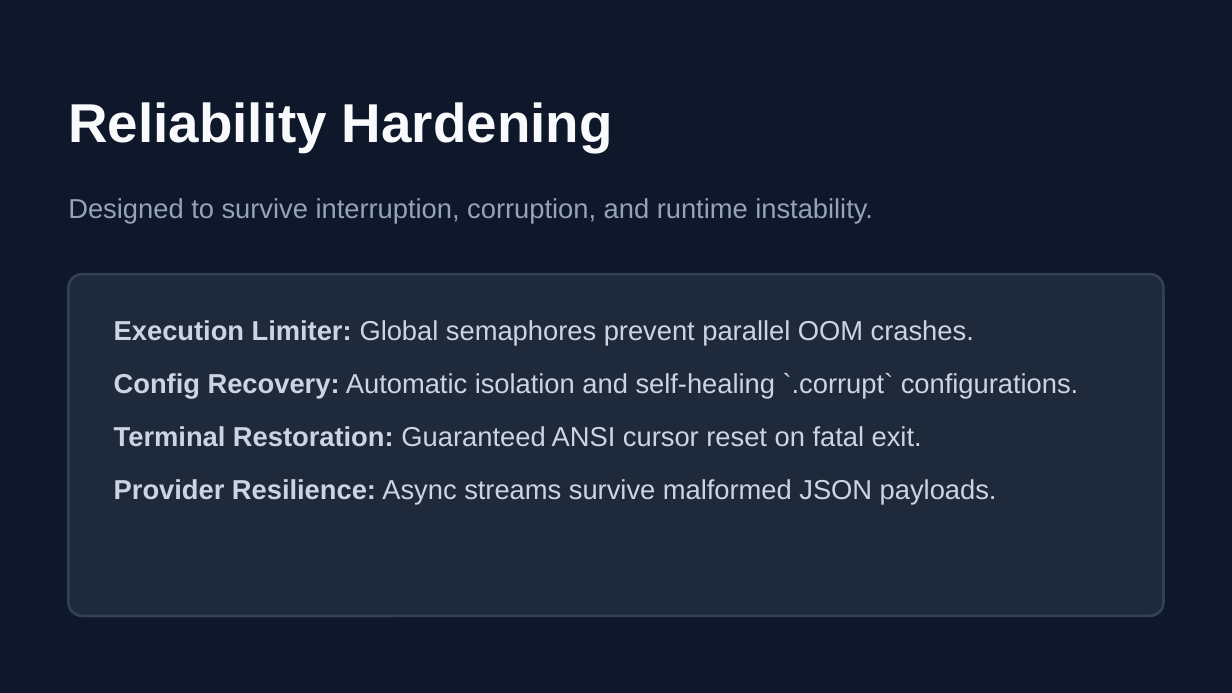
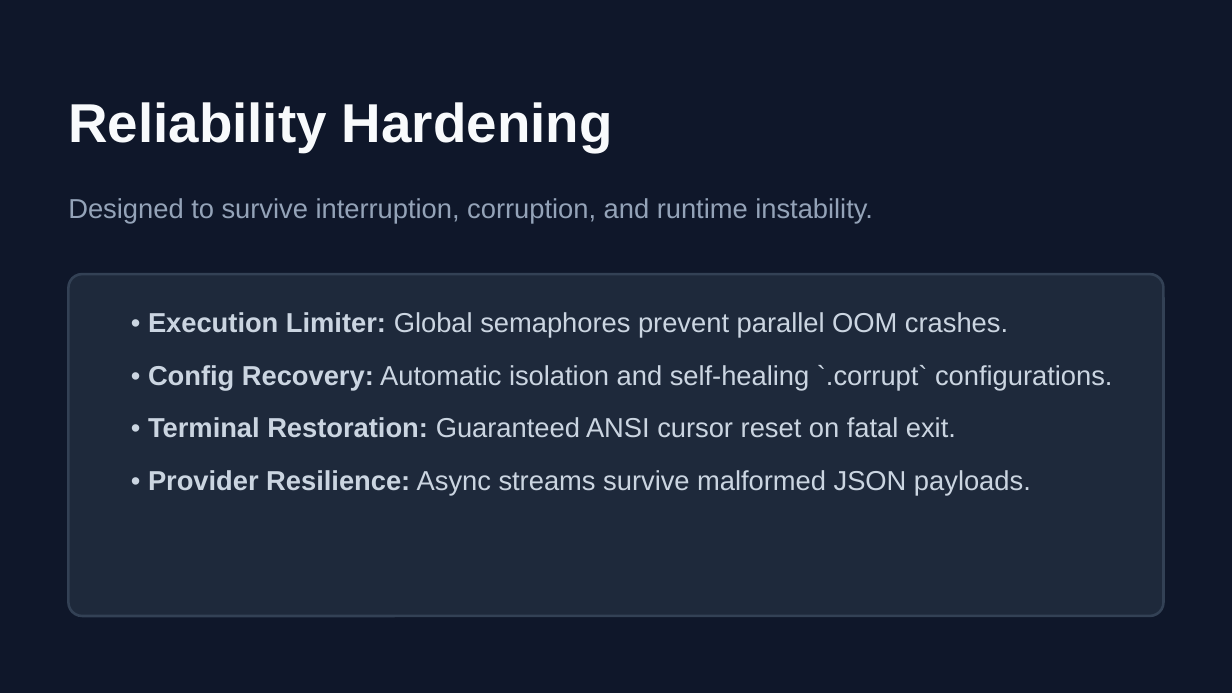
Before and after one commit to v7-vdev/ai-cli, a slide deck: slide 7 of ORK_Technical_Deck.pptx. Drawn at 1232x693 pixels with LibreOffice and Linux fonts; fonts in the diff are those of the drawing. Boxes give left, top, right and bottom in pixels: in the first picture for what was removed or moved away, otherwise in the second. Text is boxed around its words. In the diff, an @@ line names an element or a change of style, - is before the commit and + after.

```diff
--- a/ORK_Technical_Deck.pptx
+++ b/ORK_Technical_Deck.pptx
@@ text at bbox=[148, 312, 1008, 338]: text changed @@
-• Execution Limiter: Global semaphores prevent parallel OOM crashes.
-• Config Recovery: Automatic isolation and self-healing `.corrupt` configurations.
-• Terminal Restoration: Guaranteed ANSI cursor reset on fatal exit.
-• Provider Resilience: Async streams survive malformed JSON payloads.
+• Execution Limiter: Global semaphores prevent parallel OOM crashes.
@@ text added at bbox=[148, 365, 1112, 390], 16 pt, text #CBD5E1 @@
+• Config Recovery: Automatic isolation and self-healing `.corrupt` configurations.
@@ text added at bbox=[148, 417, 956, 438], 16 pt, text #CBD5E1 @@
+• Terminal Restoration: Guaranteed ANSI cursor reset on fatal exit.
@@ text added at bbox=[148, 470, 1031, 496], 16 pt, text #CBD5E1 @@
+• Provider Resilience: Async streams survive malformed JSON payloads.
```
Also in this commit, not shown: 6 other slides changed, 1 slide added, 1 other file.
